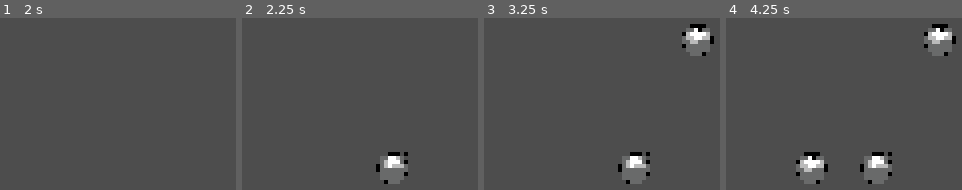
Above: before the commit, frames 1-4 (left to right).
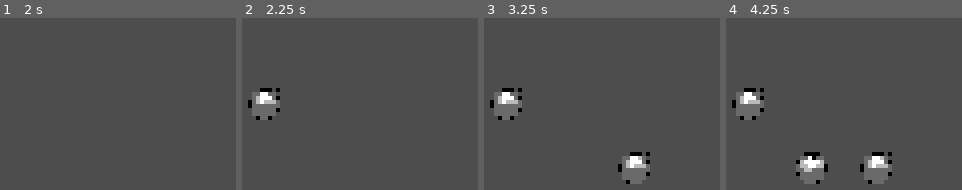
Above: after the commit, the same moments.

Repository: andrebariani/gbjam_12_spooky_fishing
Game: Godot game, scene res://scenes/zones/bait_spawn_zone.tscn
The game is run twice, just before and just after one commit, with the same random seed, the same clock (stepped at 60 frames per second) and the same inputs. This scene is started directly instead of the project's main scene.
Inputs:
- Up to frame 1 (2 s): tap Enter at 0.5 s; hold Right (right) 0.53-1.28 s; tap Z (A) at 0.6 s; tap Space at 1.25 s; hold Down (down) from 1.28 s (still down); tap X (B) at 1.35 s
- Up to frame 2 (2.25 s): tap Enter at 2 s; release Down (down) at 2.03 s; hold Right (right) from 2.03 s (still down); tap Z (A) at 2.1 s
- Up to frame 3 (3.25 s): tap Space at 2.75 s; release Right (right) at 2.78 s; hold Up (up) from 2.78 s (still down); tap X (B) at 2.85 s
- Up to frame 4 (4.25 s): tap Enter at 3.5 s; release Up (up) at 3.53 s; hold Left (left) from 3.53 s (still down); tap Z (A) at 3.6 s

Frame 1 is identical in both runs. In frame 2, 3.9% of the frame differs, in the area x 2-71%, y 40-97%; in frame 3, 3.9%; in frame 4, 3.9%.

Commit message:
warning fix

Diff:
--- a/scenes/zones/bait_spawn_zone.gd
+++ b/scenes/zones/bait_spawn_zone.gd
@@ -32,7 +32,6 @@
 
 
 func spawn_bait(bait: BaitData):
-	var pos = get_random_pos()
 	var bait_drop: BaitDrop = BAIT_TSCN.instantiate()
 	bait_drop.init(bait)
 	bait_drop.global_position = get_random_pos()
